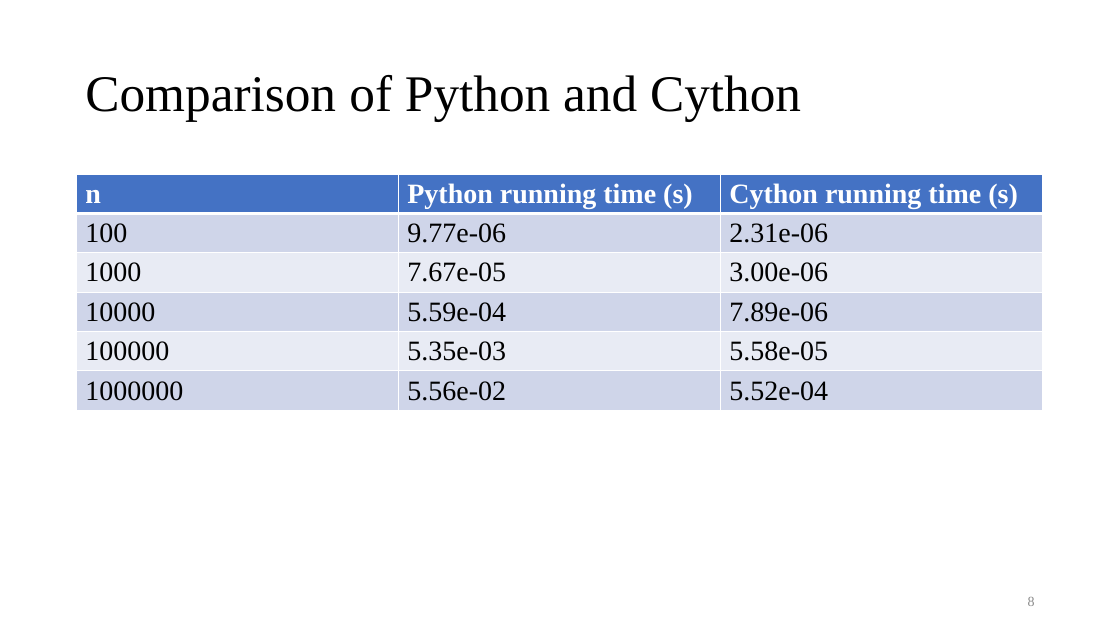
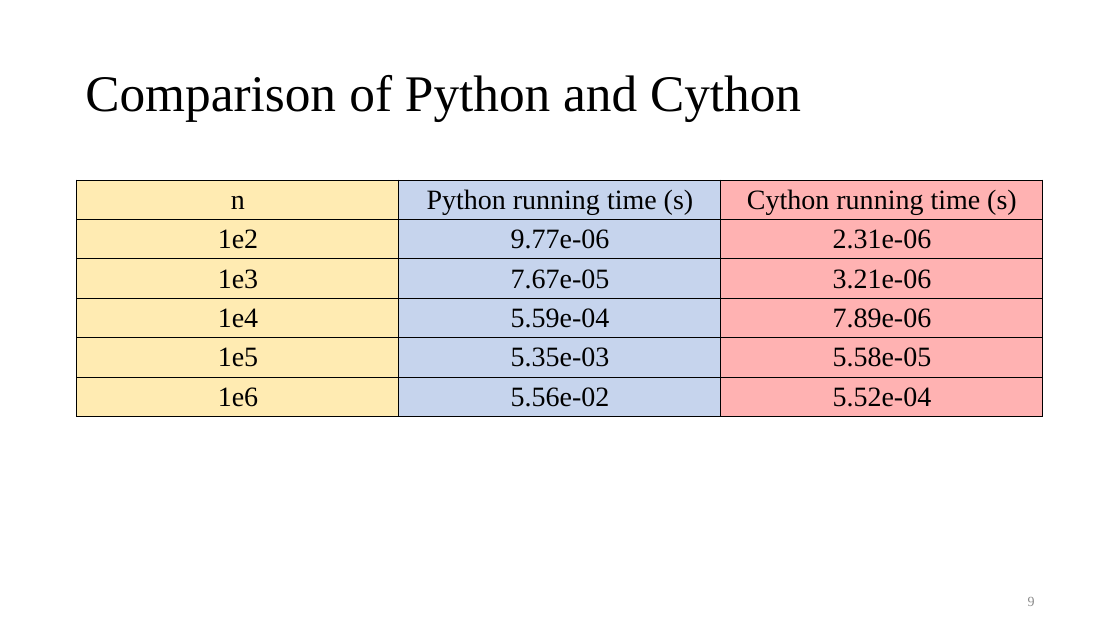
Before and after one commit to Ch-EnShen/intro_to_cp_I_mid, a slide deck: slide 9 of Introduction to cython.pptx (slide 8 before the commit). Drawn at 1120x630 pixels with LibreOffice and Linux fonts; fonts in the diff are those of the drawing. Boxes give left, top, right and bottom in pixels: in the first picture for what was removed or moved away, otherwise in the second. Text is boxed around its words. In the diff, an @@ line names an element or a change of style, - is before the commit and + after.

```diff
--- a/Introduction to cython.pptx
+++ b/Introduction to cython.pptx
@@ table at [77,181,1043,433] @@
-row 2, column 1: 100
+row 2, column 1: 1e2
-row 3, column 1: 1000
+row 3, column 1: 1e3
-row 3, column 3: 3.00e-06
+row 3, column 3: 3.21e-06
-row 4, column 1: 10000
+row 4, column 1: 1e4
-row 5, column 1: 100000
+row 5, column 1: 1e5
-row 6, column 1: 1000000
+row 6, column 1: 1e6
@@ fill #4472C4 to #FFC000 at 30% opacity in row 1, column 1 @@
@@ fill #4472C4 to #4472C4 at 30% opacity in row 1, column 2 @@
@@ fill #4472C4 to #FF0000 at 30% opacity in row 1, column 3 @@
@@ fill #CFD5EA to #FFC000 at 30% opacity in 3 cells @@
@@ fill #CFD5EA to #4472C4 at 30% opacity in 3 cells @@
@@ fill #CFD5EA to #FF0000 at 30% opacity in 3 cells @@
@@ fill #E9EBF5 to #FFC000 at 30% opacity in 2 cells @@
@@ fill #E9EBF5 to #4472C4 at 30% opacity in 2 cells @@
@@ fill #E9EBF5 to #FF0000 at 30% opacity in 2 cells @@
@@ text colour #FFFFFF to #000000, bold off in "n", "Python running time (s)", "Cython running time (s)" @@
@@ alignment left to centre @@
@@ borders changed @@
@@ table: place and size @@
-table at [77,174,1043,426]
+table at [77,181,1043,433]
@@ page number at [1028,597,1035,606]: text changed @@
-8
+9
```
Also in this commit, not shown: 9 other slides changed, 1 slide added, 6 other files.
